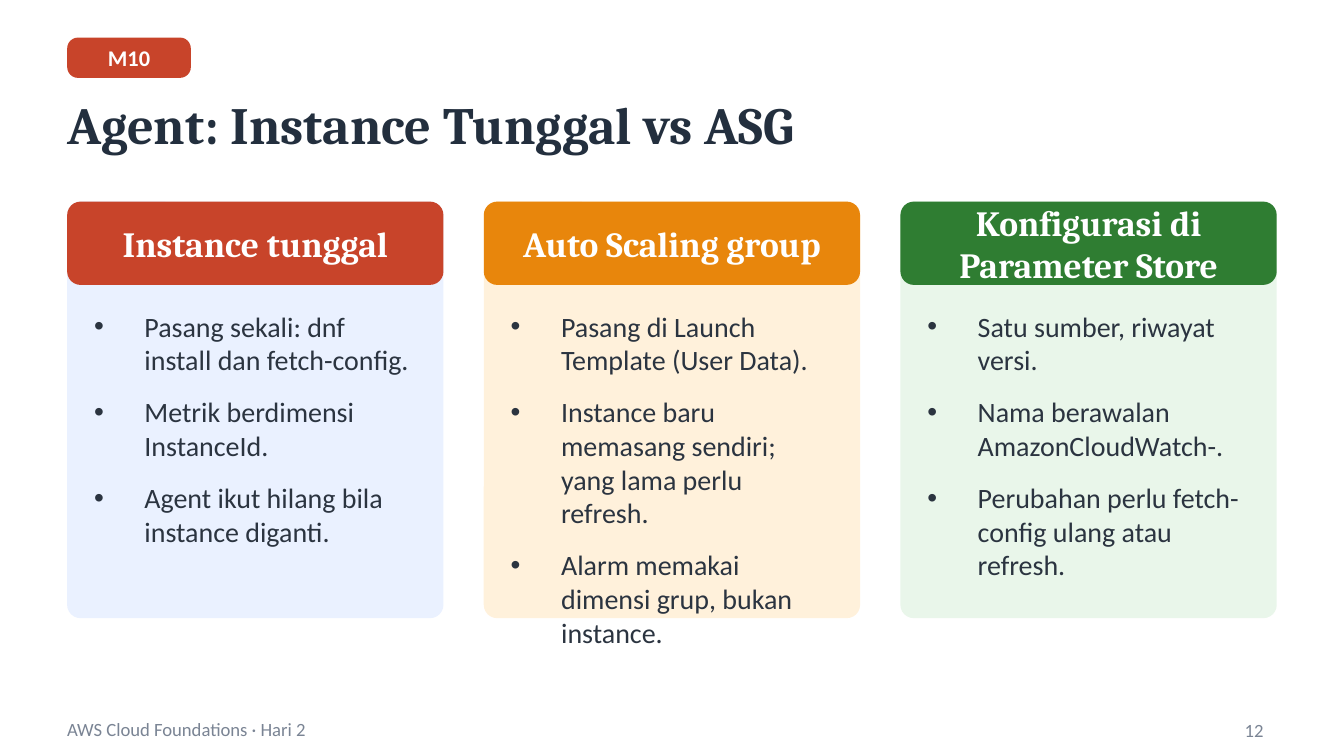
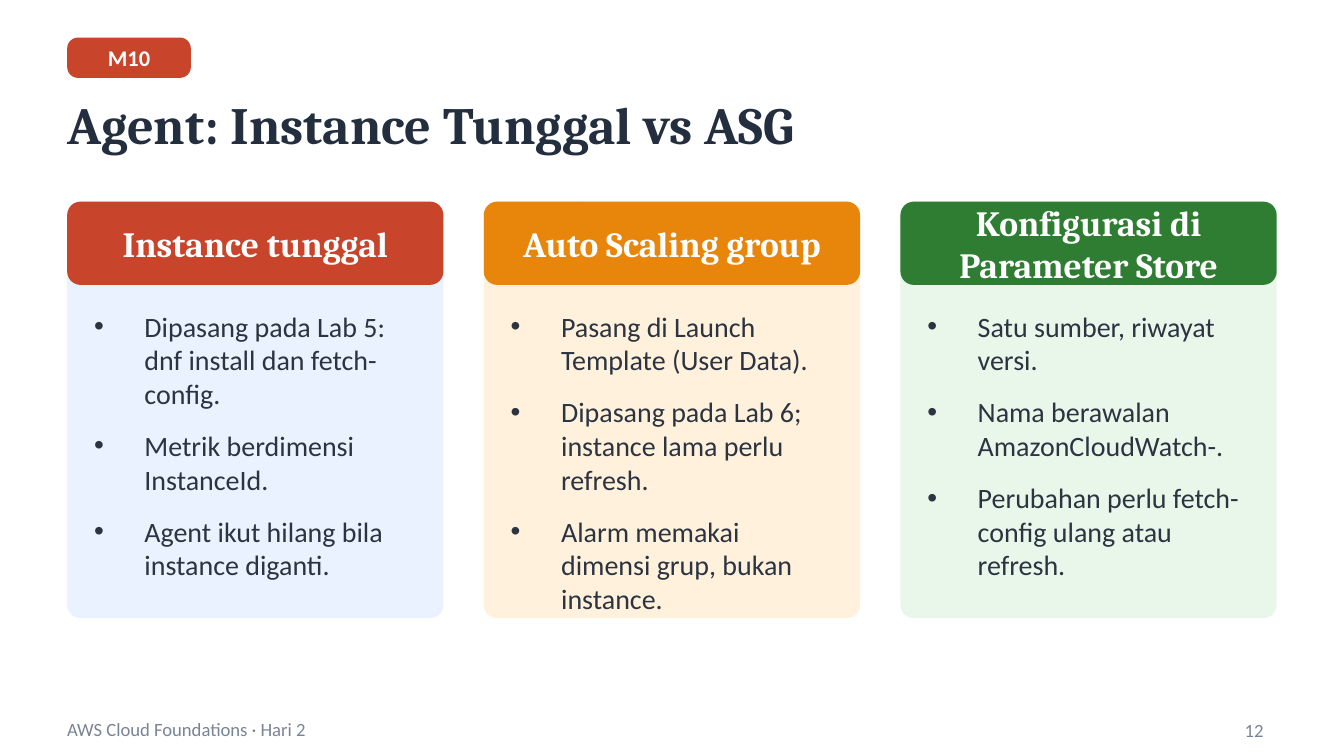
Before and after one commit to singgih-yunanto/aws-cloud-foundation, a slide deck: slide 12 of slides/Day2-ALB-Monitoring-Database.pptx. Drawn at 1344x756 pixels with LibreOffice and Linux fonts; fonts in the diff are those of the drawing. Boxes give left, top, right and bottom in pixels: in the first picture for what was removed or moved away, otherwise in the second. Text is boxed around its words. In the diff, an @@ line names an element or a change of style, - is before the commit and + after.

```diff
--- a/slides/Day2-ALB-Monitoring-Database.pptx
+++ b/slides/Day2-ALB-Monitoring-Database.pptx
@@ text at (144, 317, 385, 409): text changed @@
-• Pasang sekali: dnf install dan fetch-config.
+• Dipasang pada Lab 5: dnf install dan fetch-config.
@@ text at (561, 402, 802, 490): text changed @@
-• Instance baru memasang sendiri; yang lama perlu refresh.
+• Dipasang pada Lab 6; instance lama perlu refresh.
```
Also in this commit, not shown: 2 other slides changed, 1 other file.
